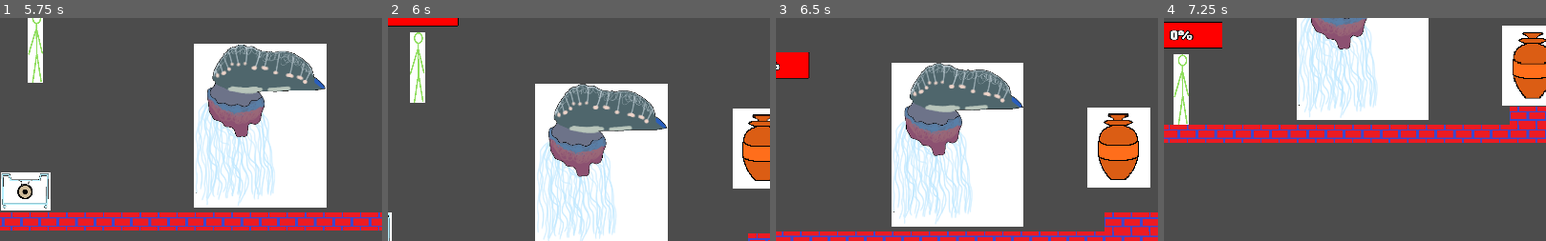
Above: before the commit, frames 1-4 (left to right).
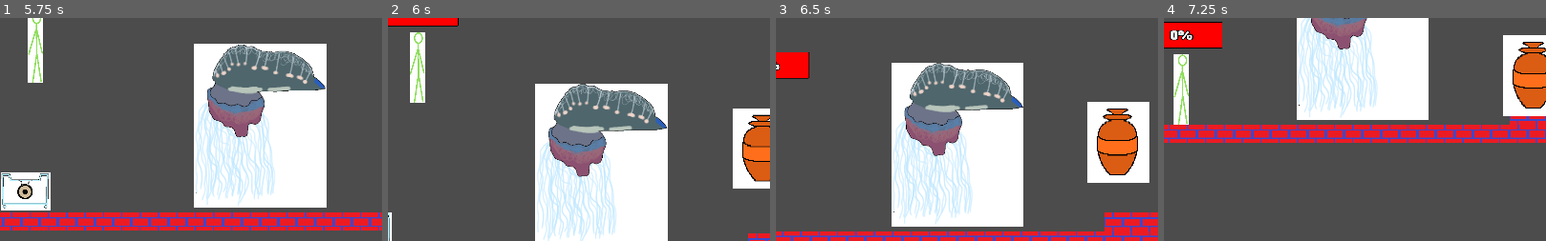
Above: after the commit, the same moments.

Repository: EyeBallTank/PROJECT-NORTUBEL-main-ish
Game: Godot game, scene res://screens/MainMenu.tscn
Two runs of this game, one before a commit and one after it. Both use one fixed random seed, a clock stepped at 60 frames per second and the inputs below.
Inputs:
- Up to frame 1 (5.75 s): click "Start/Começo" at 0.5 s; click "Start/Começo" at 1.25 s; hold F (followme) 2.03-2.78 s; hold Right (right) 2.03-3.53 s; tap Up (jumpup) at 2.27, 3.02, 4.52, 5.27 s; tap S (standstill) at 2.85, 4.35 s; hold Left (left) 3.53-4.28 s; hold F (followme) 3.53-4.28 s; hold Right (right) from 4.28 s (still down); hold F (followme) from 5.03 s (still down)
- Up to frame 2 (6 s): release Right (right) at 5.78 s; release F (followme) at 5.78 s; hold Left (left) from 5.78 s (still down); tap S (standstill) at 5.85 s
- Up to frame 3 (6.5 s): keep holding Left (left); tap Up (jumpup) at 6.02 s
- Up to frame 4 (7.25 s): release Left (left) at 6.53 s; hold Right (right) from 6.53 s (still down); hold F (followme) from 6.53 s (still down)
The pictures show only the part of the screen within x 50-100%, y 31-81%; the shares and areas given below are measured in that part.

Frame 1 is identical in both runs. In frame 2, 0.2% of the frame differs, in the area x 93-100%, y 43-74%; in frame 3, 2.3%; in frame 4, 2.8%, in the area x 88-100%, y 3-45%.

Commit message:
enemy sprite flipping

Diff:
--- a/src/enemies/gecko enemy.gd
+++ b/src/enemies/gecko enemy.gd
@@ -2,10 +2,14 @@
 
 var direction = Vector2.RIGHT
 var velocity = Vector2.ZERO
+onready var sprite: = $Sprite
 
 func _physics_process(delta):
 	var found_wall = is_on_wall()
 	if found_wall:
 		direction *= -1
+		sprite.flip_v = direction.x > 0
+		#using flip V instead of H because of the angle of the placeholder sprite
+		#if i give the Gecko proper sprites, this will change
 	velocity = direction * 290
 	move_and_slide(velocity, Vector2.UP)
